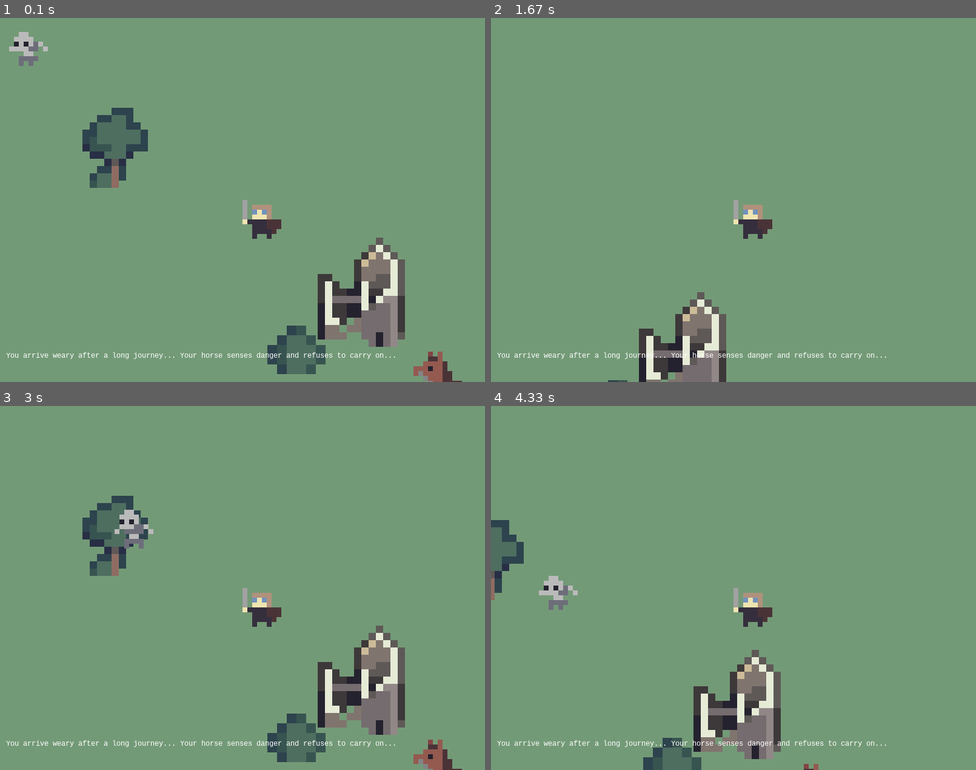
Above: before the commit, frames 1-4 (two rows, left to right).
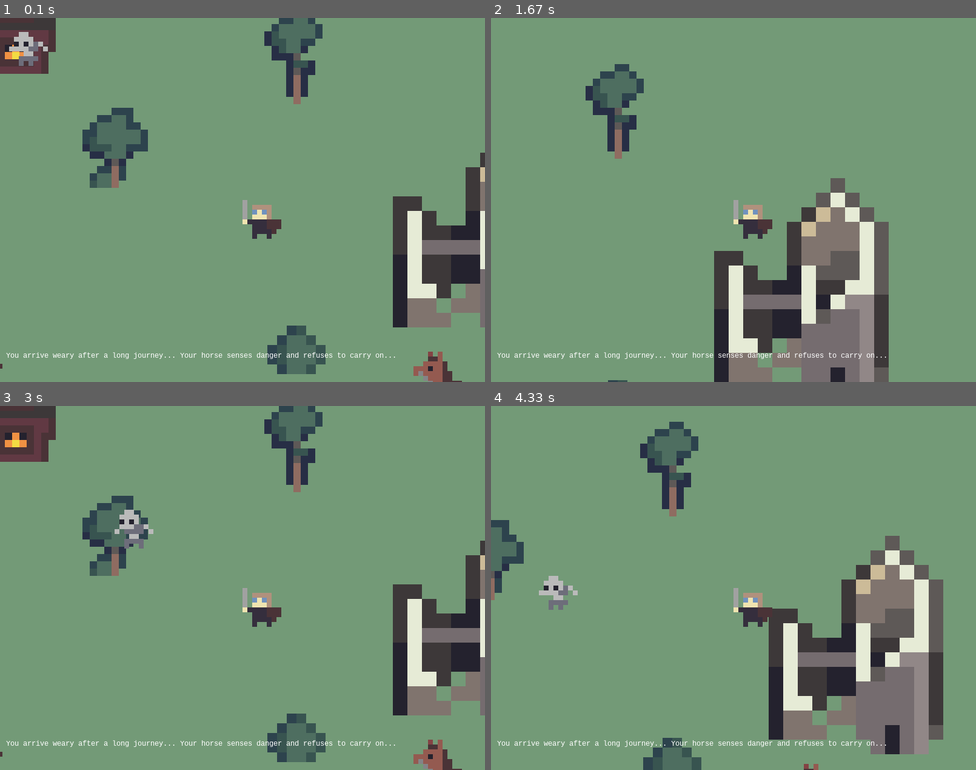
Above: after the commit, the same moments.

Repository: teo113/pygame_farlands
Game: pygame game, started from main.py
Two runs of this game, one before a commit and one after it. Both use one fixed random seed, a clock stepped at 60 frames per second and the inputs below.
Inputs:
- Up to frame 1 (0.1 s): no input
- Up to frame 2 (1.67 s): hold D 0.33-0.8 s; hold W 0.83-1.13 s; hold D 1.17-1.63 s
- Up to frame 3 (3 s): hold A 1.67-2.2 s; hold S 2.23-2.53 s; hold A 2.57-2.97 s
- Up to frame 4 (4.33 s): hold W 3-3.37 s; hold D 3.4-4.03 s; hold S from 4.07 s (still down)

The runs differ from the first frame. In frame 1, 12% of the frame differs, in the area x 0-100%, y 0-97%; in frame 2, 19%; in frame 3, 13%; in frame 4, 20%, in the area x 30-94%, y 4-97%.

Commit message:
new assets. music added.

Diff:
--- a/main.py
+++ b/main.py
@@ -21,6 +21,9 @@
     pygame.image.load("assets/horse1_saddled_feeding1_x1.png"),
     pygame.image.load("assets/horse1_saddled_feeding2_x1.png")
 ]
+
+# audio
+pygame.mixer.Channel(0).play(pygame.mixer.Sound('demos/Adrian von Ziegler - Moonsong.ogg'), loops = -1)
 
 # player class
 class Player:
@@ -111,8 +114,13 @@
 
     # start location objects
     #pygame.draw.rect(display, (255,255,255), (100-display_scroll[0], 100-display_scroll[1], 16, 16))
+    display.blit(pygame.transform.scale(pygame.image.load("assets/hanging_cage_1_x1.png"),(128, 128)), (-100-display_scroll[0], 450-display_scroll[1], 16, 16))
+    display.blit(pygame.transform.scale(pygame.image.load("assets/hanging_cage_2_x1.png"),(128, 128)), (200-display_scroll[0], 700-display_scroll[1], 16, 16))
+    display.blit(pygame.transform.scale(pygame.image.load("assets/building_01_x1.png"),(192, 192)), (-100-display_scroll[0], -100-display_scroll[1], 16, 16))
+    display.blit(pygame.transform.scale(pygame.image.load("assets/tavern_1_x1.png"),(320, 320)), (-500-display_scroll[0], -150-display_scroll[1], 16, 16))
     display.blit(pygame.transform.scale(pygame.image.load("assets/tree1_x1.png"),(192, 192)), (100-display_scroll[0], 100-display_scroll[1], 16, 16))
-    display.blit(pygame.transform.scale(pygame.image.load("assets/ruins_x1.png"),(192, 192)), (500-display_scroll[0], 350-display_scroll[1], 16, 16))
+    display.blit(pygame.transform.scale(pygame.image.load("assets/tree2_x1.png"),(192, 192)), (400-display_scroll[0], -50-display_scroll[1], 16, 16))
+    display.blit(pygame.transform.scale(pygame.image.load("assets/ruins_x1.png"),(384, 384)), (600-display_scroll[0], 150-display_scroll[1], 16, 16))
     display.blit(pygame.transform.scale(pygame.image.load("assets/bush1_x1.png"),(128, 128)), (425-display_scroll[0], 475-display_scroll[1], 16, 16))
     display.blit(pygame.transform.scale(pygame.image.load("assets/horse1_saddled_feeding0_x1.png"),(192, 136)), (650-display_scroll[0], 550-display_scroll[1], 24, 17))
 
Binary file added: assets/building_01_x1.png
Binary file added: assets/building_01_x30.png
Binary file added: assets/hanging_cage_1_x1.png
Binary file added: assets/hanging_cage_1_x30.png
Binary file added: assets/hanging_cage_2_x1.png
Binary file added: assets/hanging_cage_2_x30.png
Binary file added: assets/tavern_1_x1.png
Binary file added: assets/tavern_1_x30.png
Binary file added: assets/tavern_interior1_x1.png
Binary file added: assets/tavern_interior1_x30.png
Binary file added: assets/tree2_x1.png
Binary file added: assets/tree2_x30.png
(and 10 more such lines)
